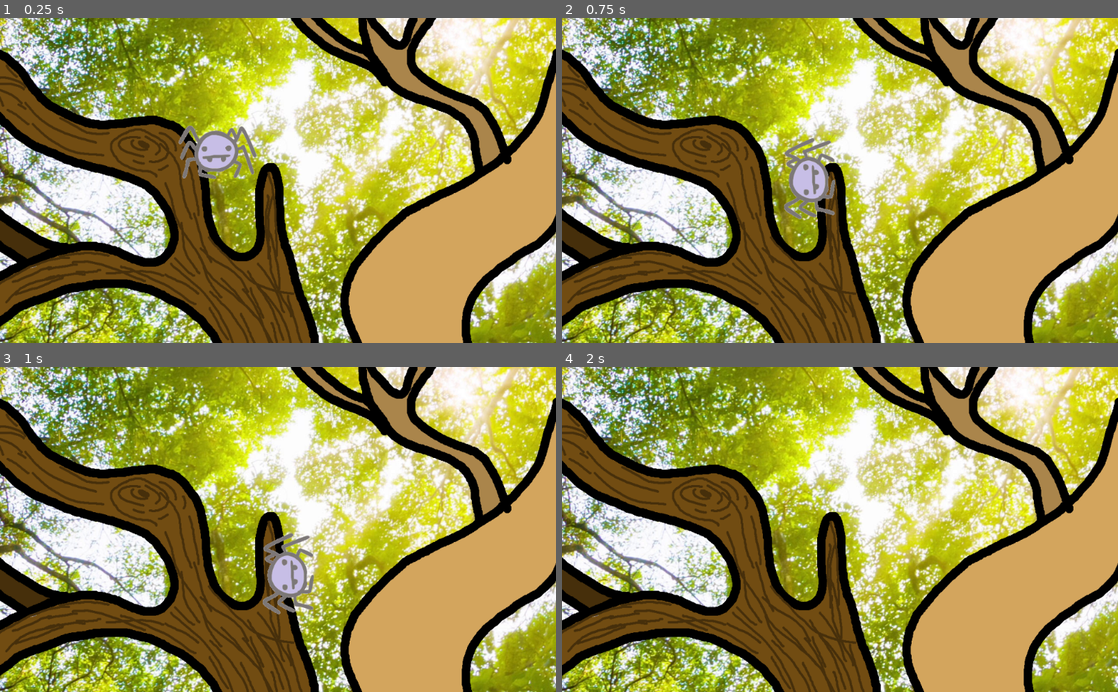
Above: before the commit, frames 1-4 (two rows, left to right).
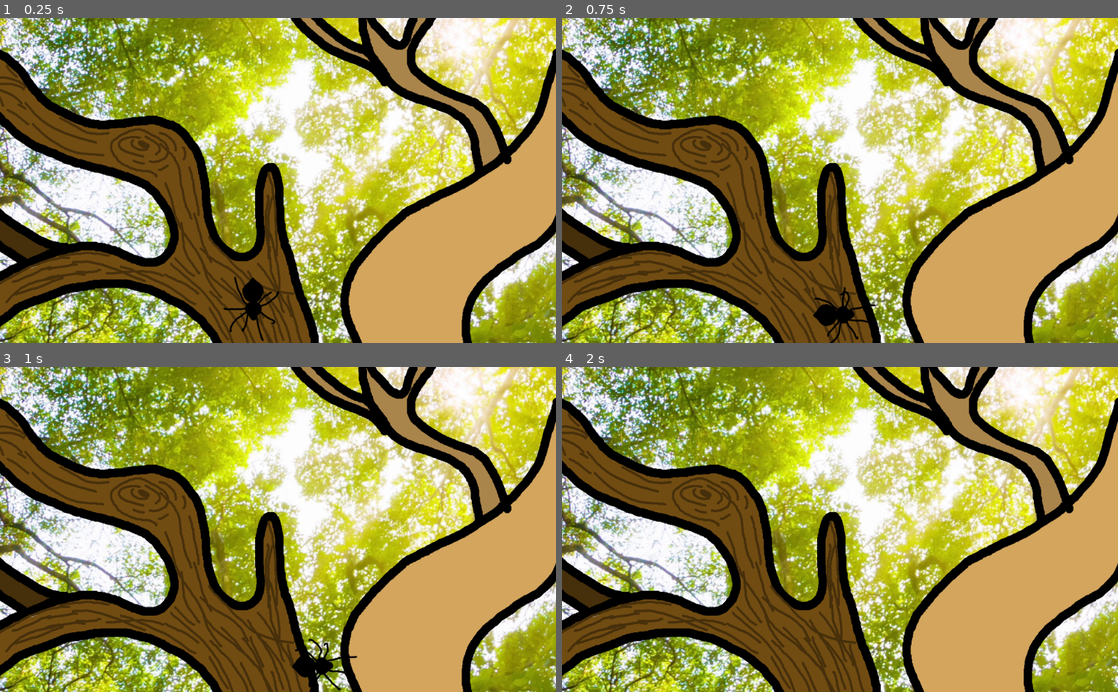
Above: after the commit, the same moments.

Repository: MarmotaGames/aracnotopia
Game: Godot game, scene res://main.tscn
Two runs of this game, one before a commit and one after it. Both use one fixed random seed, a clock stepped at 60 frames per second and the inputs below.
Inputs:
- Up to frame 1 (0.25 s): no input
- Up to frame 2 (0.75 s): tap Enter at 0.5 s; hold Right (ui_right) from 0.53 s (still down)
- Up to frame 3 (1 s): keep holding Right (ui_right)
- Up to frame 4 (2 s): release Right (ui_right) at 1.28 s; hold Down (ui_down) from 1.28 s (still down)

The runs differ from the first frame. In frame 1, 1.9% of the frame differs, in the area x 32-51%, y 33-100%; in frame 2, 1.9%; in frame 3, 1.8%; in frame 4, nothing differs.

Commit message:
New animated sprite for spider

Diff:
--- a/GodotProject/main.tscn
+++ b/GodotProject/main.tscn
@@ -15,7 +15,7 @@
 
 [node name="Spider" parent="." index="0" instance=ExtResource( 2 )]
 
-position = Vector2( 499.803, 302.174 )
+position = Vector2( 584.746, 646.115 )
 
 [node name="Area2D" type="Area2D" parent="." index="1"]
 
--- a/GodotProject/player/Player.gd
+++ b/GodotProject/player/Player.gd
@@ -11,6 +11,7 @@
 var step = 1
 var rotationSpeed = 15
 var mustRotate = false
+var isRotating = false
 
 func _physics_process(delta):
 	direction = Vector2(0,0)
@@ -23,9 +24,12 @@
 
 
 	if front < (angle-5) or front > (angle+5):
-		$SpiderSprite.rotation_degrees += (step * rotationSpeed)
+		isRotating = true
+		$AnimatedSprite.rotation_degrees += (step * rotationSpeed)
+		$AnimatedSprite.playing = true
 	else:
-		$SpiderSprite.rotation_degrees = angle
+		$AnimatedSprite.rotation_degrees = angle
+		isRotating = false
 	move_and_slide(direction*speed)
 
 	if fall:
@@ -36,18 +40,25 @@
 	if Input.is_action_pressed("ui_up"):
 		direction.y -= 1
 		mustRotate = true
+		$AnimatedSprite.playing = true
 
 	if Input.is_action_pressed("ui_down"):
 		direction.y += 1
 		mustRotate = true
+		$AnimatedSprite.playing = true
 
 	if Input.is_action_pressed("ui_left"):
 		direction.x -= 1
 		mustRotate = true
+		$AnimatedSprite.playing = true
 
 	if Input.is_action_pressed("ui_right"):
 		direction.x += 1
 		mustRotate = true
+		$AnimatedSprite.playing = true
+
+	if !Input.is_action_pressed("ui_up") and !Input.is_action_pressed("ui_right") and !Input.is_action_pressed("ui_left") and !Input.is_action_pressed("ui_down") and !isRotating:
+		$AnimatedSprite.playing = false
 
 func getRotation():
 	if direction.x == 0:
@@ -73,10 +84,10 @@
 			angle = 45
 
 func evalRotation():
-	front = int($SpiderSprite.rotation_degrees)%360
+	front = int($AnimatedSprite.rotation_degrees)%360
 	back = (front+180)%360
 
-	print("Angulo desejado:", angle, "Angulo atual:", front, "Rotation:", $SpiderSprite.rotation_degrees)
+	print("Angulo desejado:", angle, "Angulo atual:", front, "Rotation:", $AnimatedSprite.rotation_degrees)
 
 	if front < 180:
 		if angle <= back and angle > front:
@@ -89,5 +100,5 @@
 		else:
 			step = 1
 
-	if $SpiderSprite.rotation_degrees == 0 and step == -1:
-		$SpiderSprite.rotation_degrees = 360
+	if $AnimatedSprite.rotation_degrees == 0 and step == -1:
+		$AnimatedSprite.rotation_degrees = 360
--- a/GodotProject/player/Player.tscn
+++ b/GodotProject/player/Player.tscn
@@ -1,12 +1,30 @@
-[gd_scene load_steps=4 format=2]
+[gd_scene load_steps=14 format=2]
 
 [ext_resource path="res://player/Player.gd" type="Script" id=1]
 [ext_resource path="res://assets/player/araineaTransparenteFinal.png" type="Texture" id=2]
+[ext_resource path="res://player/walk_cycle/01.png" type="Texture" id=3]
+[ext_resource path="res://player/walk_cycle/02.png" type="Texture" id=4]
+[ext_resource path="res://player/walk_cycle/03.png" type="Texture" id=5]
+[ext_resource path="res://player/walk_cycle/04.png" type="Texture" id=6]
+[ext_resource path="res://player/walk_cycle/05.png" type="Texture" id=7]
+[ext_resource path="res://player/walk_cycle/06.png" type="Texture" id=8]
+[ext_resource path="res://player/walk_cycle/07.png" type="Texture" id=9]
+[ext_resource path="res://player/walk_cycle/08.png" type="Texture" id=10]
+[ext_resource path="res://player/walk_cycle/09.png" type="Texture" id=11]
 
 [sub_resource type="CircleShape2D" id=1]
 
 custom_solver_bias = 0.0
 radius = 50.0
+
+[sub_resource type="SpriteFrames" id=2]
+
+animations = [ {
+"frames": [ ExtResource( 3 ), ExtResource( 4 ), ExtResource( 5 ), ExtResource( 6 ), ExtResource( 7 ), ExtResource( 8 ), ExtResource( 9 ), ExtResource( 10 ), ExtResource( 11 ) ],
+"loop": true,
+"name": "default",
+"speed": 30.0
+} ]
 
 [node name="Spider" type="KinematicBody2D"]
 
@@ -18,11 +36,22 @@
 
 [node name="SpiderSprite" type="Sprite" parent="." index="0"]
 
+visible = false
 texture = ExtResource( 2 )
 _sections_unfolded = [ "Transform" ]
 
 [node name="CollisionShape2D" type="CollisionShape2D" parent="." index="1"]
 
 position = Vector2( -1, -5 )
+scale = Vector2( 0.7, 0.7 )
 shape = SubResource( 1 )
 _sections_unfolded = [ "Transform" ]
+
+[node name="AnimatedSprite" type="AnimatedSprite" parent="." index="2"]
+
+position = Vector2( 0, 10 )
+scale = Vector2( 0.3, 0.3 )
+frames = SubResource( 2 )
+animation = "default"
+frame = 5
+_sections_unfolded = [ "Transform" ]
Binary file added: GodotProject/player/walk_cycle/01.png
Not shown, added: GodotProject/player/walk_cycle/01.png.import
Binary file added: GodotProject/player/walk_cycle/02.png
Not shown, added: GodotProject/player/walk_cycle/02.png.import
Binary file added: GodotProject/player/walk_cycle/03.png
Not shown, added: GodotProject/player/walk_cycle/03.png.import
Binary file added: GodotProject/player/walk_cycle/04.png
Not shown, added: GodotProject/player/walk_cycle/04.png.import
Binary file added: GodotProject/player/walk_cycle/05.png
Not shown, added: GodotProject/player/walk_cycle/05.png.import
Binary file added: GodotProject/player/walk_cycle/06.png
Not shown, added: GodotProject/player/walk_cycle/06.png.import
(and 6 more such lines)
